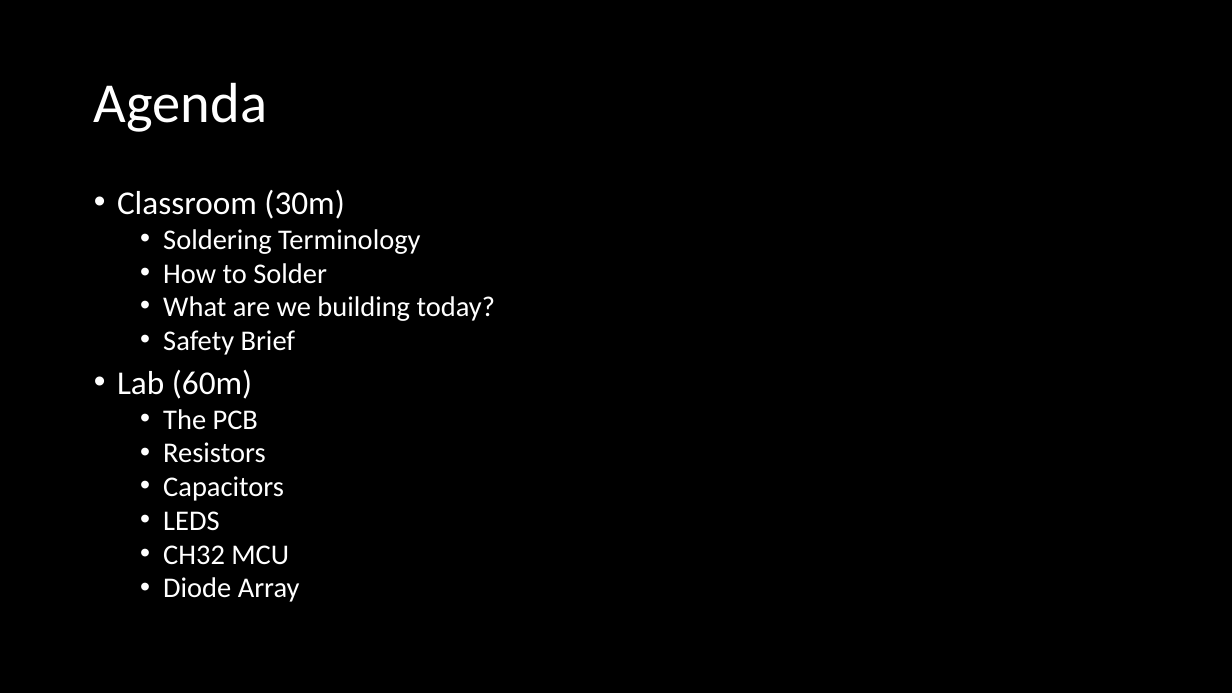
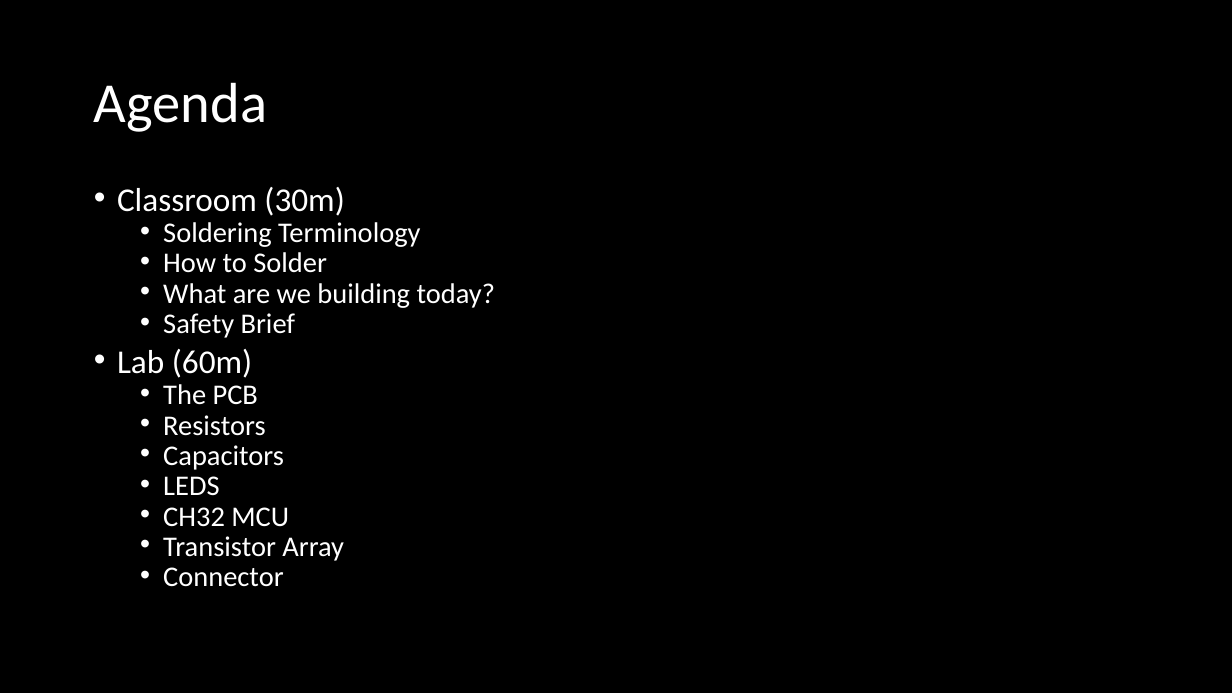
Before and after one commit to ArsenioDev/MAGFest-2023-SolderingClass, a slide deck: slide 2 of MAGFest2023SolderingClass/MAGFest 2024 Soldering Workshop.pptx. Drawn at 1232x693 pixels with LibreOffice and Linux fonts; fonts in the diff are those of the drawing. Boxes give left, top, right and bottom in pixels: in the first picture for what was removed or moved away, otherwise in the second. Text is boxed around its words. In the diff, an @@ line names an element or a change of style, - is before the commit and + after.

```diff
--- a/MAGFest2023SolderingClass/MAGFest 2024 Soldering Workshop.pptx
+++ b/MAGFest2023SolderingClass/MAGFest 2024 Soldering Workshop.pptx
@@ text at (117, 187, 495, 527): line spacing 0.8 to 0.7 @@
@@ text at (163, 536, 344, 587): text changed @@
-  • Diode Array
+  • Transistor Array
+  • Connector
```
Also in this commit, not shown: 1 other slide changed.
